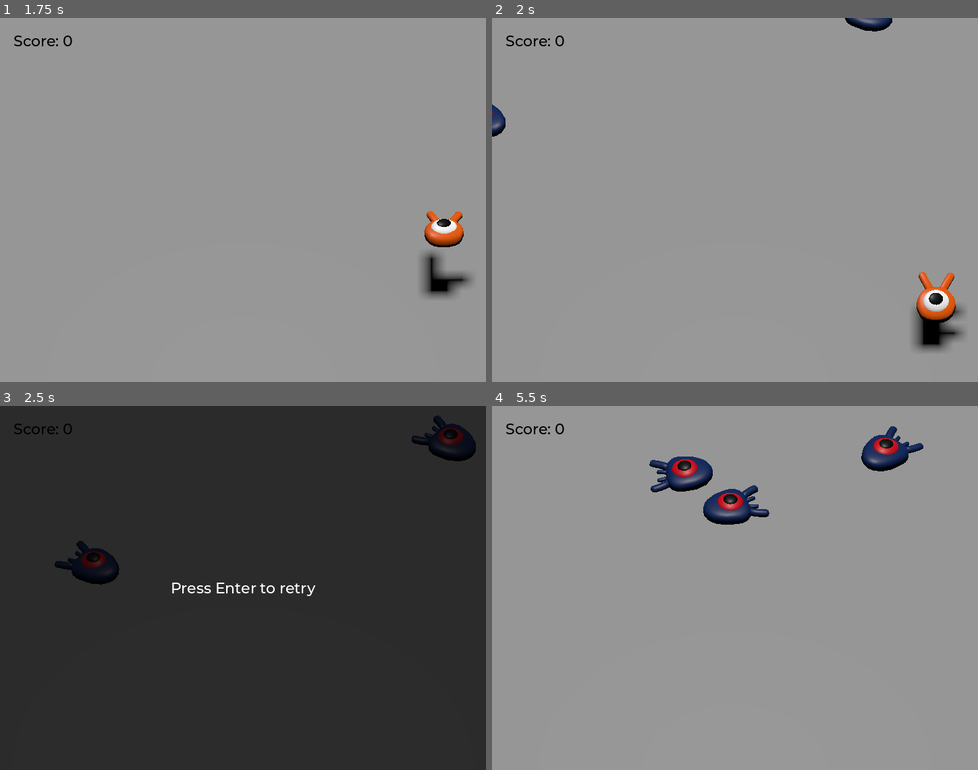
Above: before the commit, frames 1-4 (two rows, left to right).
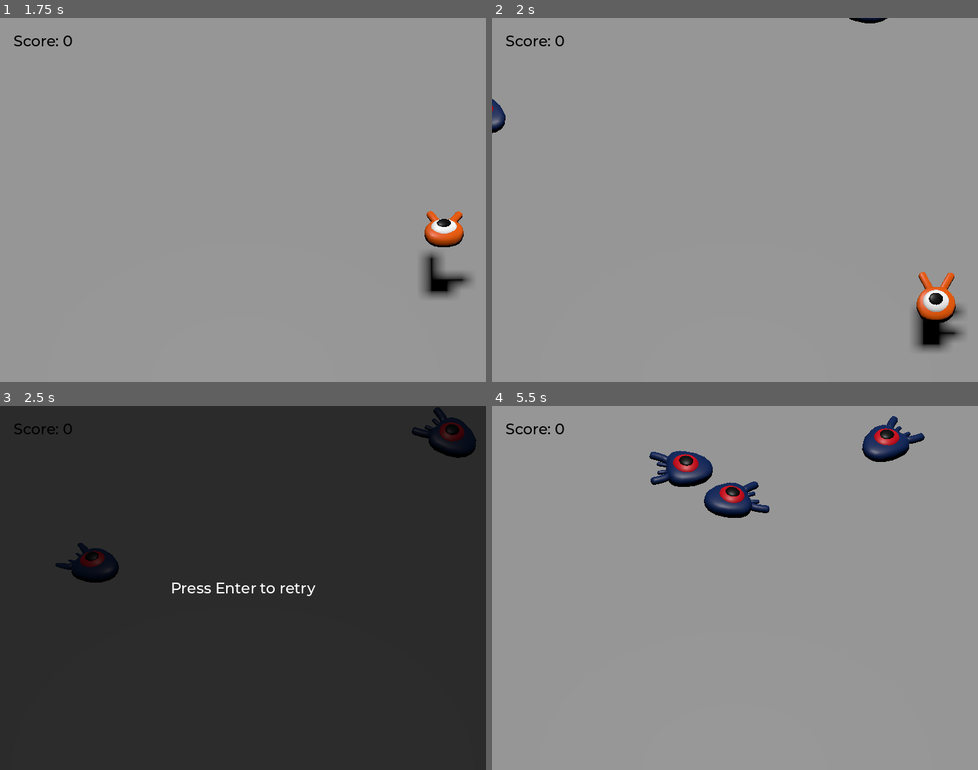
Above: after the commit, the same moments.

Repository: JulioEvencio/godot-doc-first-game-3d
Game: Godot game, scene res://scenes/main.tscn
Two runs of this game, one before a commit and one after it. Both use one fixed random seed, a clock stepped at 60 frames per second and the inputs below.
Inputs:
- Up to frame 1 (1.75 s): tap Enter (ui_accept) at 0.5 s; hold Right (move_right) 0.53-1.28 s; tap Space (jump) at 0.77, 1.52 s; hold Down (move_back) from 1.28 s (still down)
- Up to frame 2 (2 s): keep holding Down (move_back)
- Up to frame 3 (2.5 s): release Down (move_back) at 2.03 s; hold Right (move_right) from 2.03 s (still down)
- Up to frame 4 (5.5 s): tap Enter (ui_accept) at 2.75 s; release Right (move_right) at 2.78 s; hold Up (move_forward) 2.78-3.53 s; tap Space (jump) at 3.02, 3.77, 4.52 s; hold Left (move_left) 3.53-5.03 s; hold Down (move_back) from 5.03 s (still down)

Frame 1 is identical in both runs. In frame 2, 0.4% of the frame differs, in the area x 0-83%, y 0-33%; in frame 3, 0.7%; in frame 4, 3.0%, in the area x 32-90%, y 2-33%.

Commit message:
added: animation for mob

Diff:
--- a/squash_the_creeps_start_1.1.0/scenes/mob.tscn
+++ b/squash_the_creeps_start_1.1.0/scenes/mob.tscn
@@ -1,10 +1,72 @@
-[gd_scene load_steps=4 format=3 uid="uid://jllheh225k0x"]
+[gd_scene load_steps=7 format=3 uid="uid://jllheh225k0x"]
 
 [ext_resource type="Script" path="res://scripts/mob.gd" id="1_1oqgb"]
 [ext_resource type="PackedScene" uid="uid://blsdsmbssah51" path="res://art/mob.glb" id="1_jjh53"]
 
 [sub_resource type="BoxShape3D" id="BoxShape3D_imrwk"]
 size = Vector3(2.01056, 0.59082, 2.07678)
+
+[sub_resource type="Animation" id="Animation_m626s"]
+resource_name = "float"
+length = 1.2
+loop_mode = 1
+tracks/0/type = "value"
+tracks/0/imported = false
+tracks/0/enabled = true
+tracks/0/path = NodePath("Pivot/Character:position")
+tracks/0/interp = 1
+tracks/0/loop_wrap = true
+tracks/0/keys = {
+"times": PackedFloat32Array(0.3, 0.7, 1.2),
+"transitions": PackedFloat32Array(0.42, 0.44, 2.07),
+"update": 0,
+"values": [Vector3(0, 0, 0), Vector3(0, 0.65, 0), Vector3(0, 0.35, 0)]
+}
+tracks/1/type = "value"
+tracks/1/imported = false
+tracks/1/enabled = true
+tracks/1/path = NodePath("Pivot/Character:rotation")
+tracks/1/interp = 1
+tracks/1/loop_wrap = true
+tracks/1/keys = {
+"times": PackedFloat32Array(0.1, 0.5, 1.2),
+"transitions": PackedFloat32Array(0.42, 0.44, 2.07),
+"update": 0,
+"values": [Vector3(0, 0, 0), Vector3(0.139626, 0, 0), Vector3(-0.15708, 0, 0)]
+}
+
+[sub_resource type="Animation" id="Animation_2baw8"]
+length = 0.001
+tracks/0/type = "value"
+tracks/0/imported = false
+tracks/0/enabled = true
+tracks/0/path = NodePath("Pivot/Character:position")
+tracks/0/interp = 1
+tracks/0/loop_wrap = true
+tracks/0/keys = {
+"times": PackedFloat32Array(0),
+"transitions": PackedFloat32Array(1),
+"update": 0,
+"values": [Vector3(0, 0, 0)]
+}
+tracks/1/type = "value"
+tracks/1/imported = false
+tracks/1/enabled = true
+tracks/1/path = NodePath("Pivot/Character:rotation")
+tracks/1/interp = 1
+tracks/1/loop_wrap = true
+tracks/1/keys = {
+"times": PackedFloat32Array(0),
+"transitions": PackedFloat32Array(1),
+"update": 0,
+"values": [Vector3(0, 0, 0)]
+}
+
+[sub_resource type="AnimationLibrary" id="AnimationLibrary_xt38n"]
+_data = {
+"RESET": SubResource("Animation_2baw8"),
+"float": SubResource("Animation_m626s")
+}
 
 [node name="Mob" type="CharacterBody3D" groups=["mob"]]
 collision_layer = 2
@@ -22,4 +84,10 @@
 transform = Transform3D(1, 0, 0, 0, 1, 0, 0, 0, 1, 0, 0.340398, 0)
 aabb = AABB(-1.69745, -0.721906, -2.14524, 3.39489, 1.63131, 4.29048)
 
+[node name="AnimationPlayer" type="AnimationPlayer" parent="."]
+libraries = {
+"": SubResource("AnimationLibrary_xt38n")
+}
+autoplay = "float"
+
 [connection signal="screen_exited" from="VisibleOnScreenNotifier3D" to="." method="_on_visible_on_screen_notifier_3d_screen_exited"]
--- a/squash_the_creeps_start_1.1.0/scripts/mob.gd
+++ b/squash_the_creeps_start_1.1.0/scripts/mob.gd
@@ -18,6 +18,8 @@
 	velocity = Vector3.FORWARD * random_speed
 	velocity = velocity.rotated(Vector3.UP, rotation.y)
 
+	$AnimationPlayer.speed_scale = random_speed / min_speed
+
 func squash() -> void:
 	squashed.emit()
 	queue_free()
